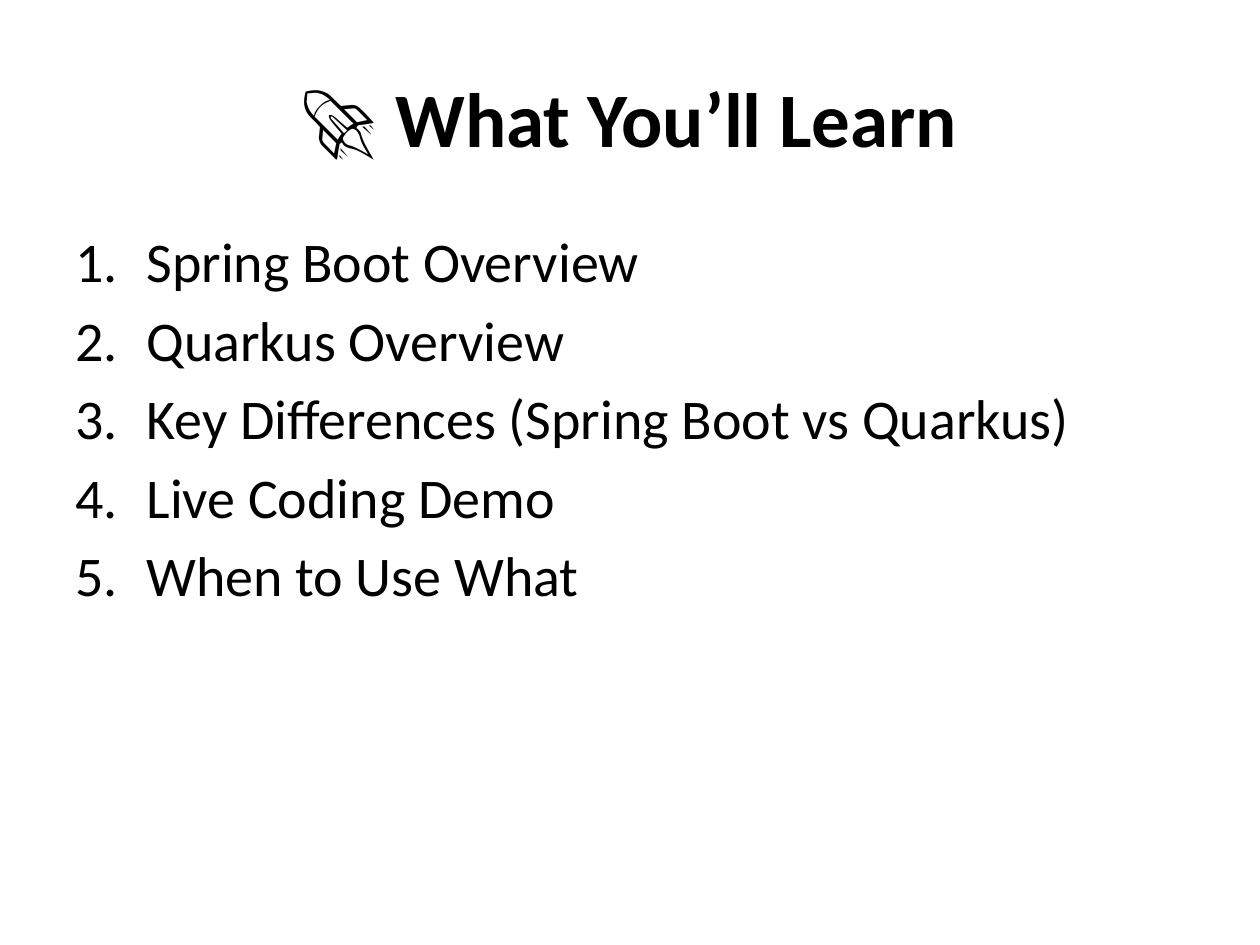
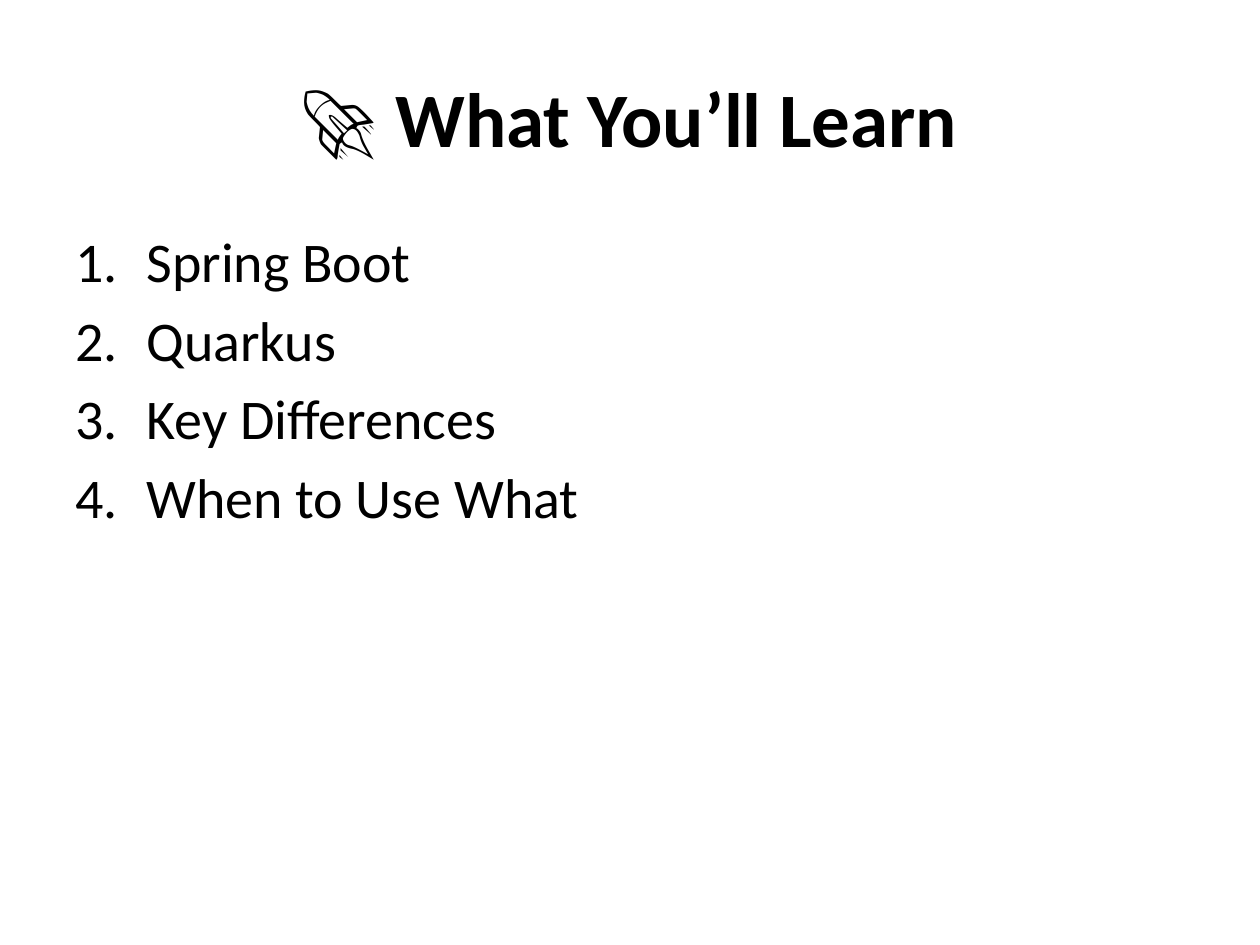
Before and after one commit to NarenJavaHelpLine/Java-Training-For-Interview, a slide deck: slide 2 of SPRING BOOT/Quarkus_vs_SpringBoot.pptx. Drawn at 1260x945 pixels with LibreOffice and Linux fonts; fonts in the diff are those of the drawing. Boxes give left, top, right and bottom in pixels: in the first picture for what was removed or moved away, otherwise in the second. Text is boxed around its words. In the diff, an @@ line names an element or a change of style, - is before the commit and + after.

```diff
--- a/SPRING BOOT/Quarkus_vs_SpringBoot.pptx
+++ b/SPRING BOOT/Quarkus_vs_SpringBoot.pptx
@@ text at <box>146,243,496,448</box>: text changed @@
-1. Spring Boot Overview
-2. Quarkus Overview
-3. Key Differences (Spring Boot vs Quarkus)
-4. Live Coding Demo
+1. Spring Boot
+2. Quarkus
+3. Key Differences
```
Also in this commit, not shown: 5 other slides changed, 3 slides added, 3 slides removed.
